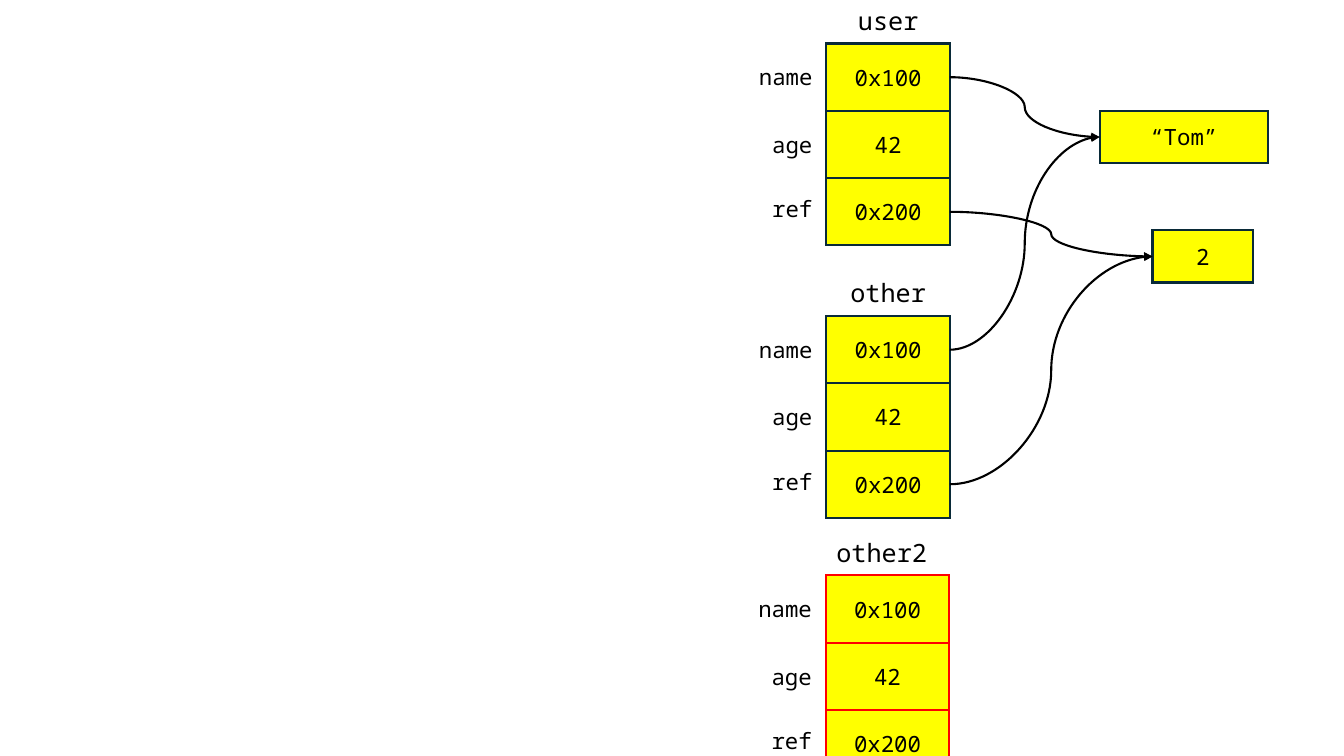
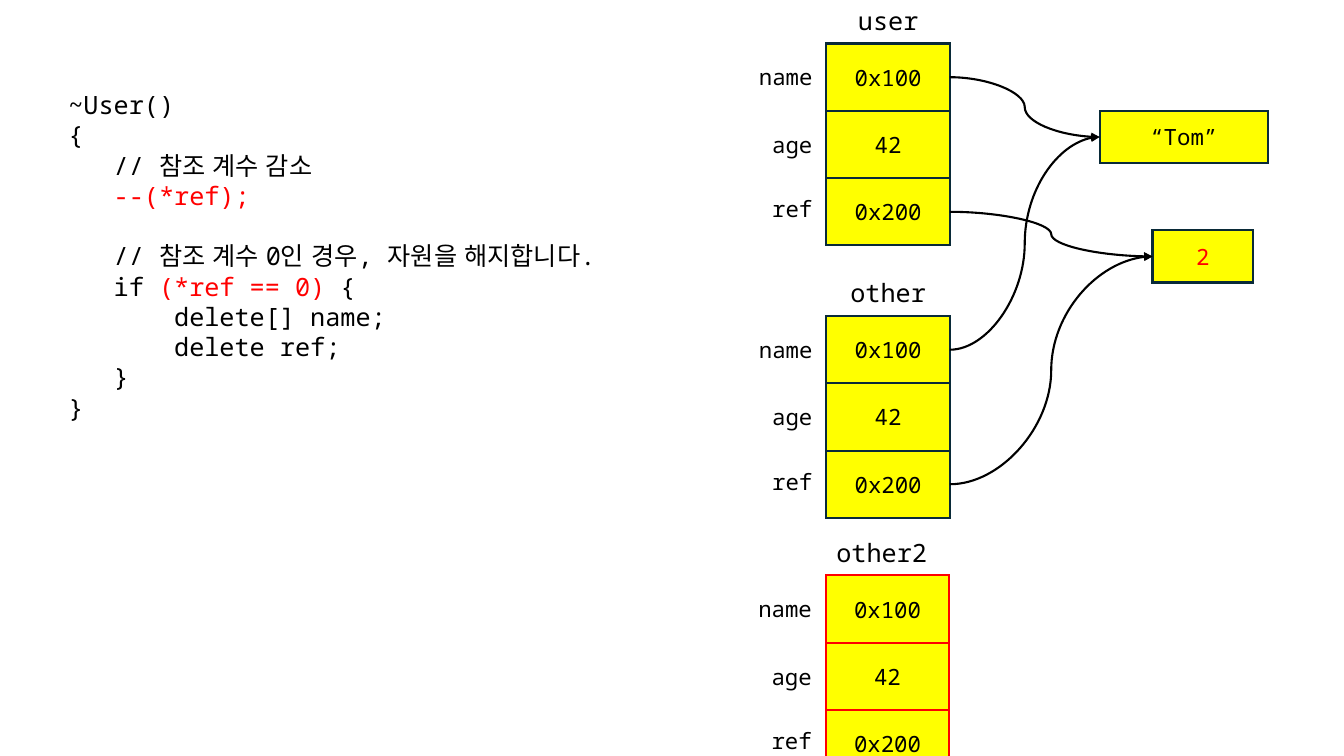
Before and after one commit to yoondev-classroom/cpp_240708, a slide deck: slide 36 of cpp_240708.pptx (slide 35 before the commit). Drawn at 1344x756 pixels with LibreOffice and Linux fonts; fonts in the diff are those of the drawing. Boxes give left, top, right and bottom in pixels: in the first picture for what was removed or moved away, otherwise in the second. Text is boxed around its words. In the diff, an @@ line names an element or a change of style, - is before the commit and + after.

```diff
--- a/cpp_240708.pptx
+++ b/cpp_240708.pptx
@@ text added at [68, 96, 595, 360], 18 pt, text #000000 @@
+~User()
+{
+// 참조 계수 감소
+--(*ref);
+// 참조 계수 0인 경우, 자원을 해지합니다.
+if (*ref == 0) {
+delete[] name;
+delete ref;
+}
+}
@@ rectangle "2" at [1152, 230, 1253, 282]: text colour #000000 to #FF0000 @@
```
Also in this commit, not shown: 4 other slides changed, 1 slide added, 1 other file.
